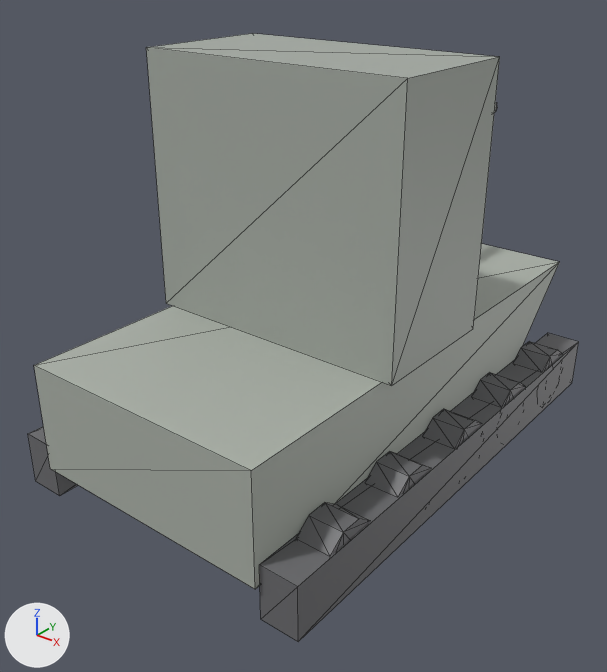
The glTF model src/MiVic.Game/Content/Models/Generated/chinese_tank.glb: old version first, new version second.
Camera for both pictures: a 50 mm camera at (4.92, -6.64, 5.16) aimed at (-0.11, -0.35, 1.26). Lighting does not change. The marker at lower left points along +X, +Y and +Z. The picture after the commit comes second. Mesh edges are drawn as thin lines. Where no turn or scale is listed for an object, it has been applied to the vertices. Vertices at exactly the same position are counted once.

Names of what the first picture shows: 'hull', 'track_l', 'track_r', 'turret', 'wheel_r01', 'wheel_r02', 'wheel_r03', 'wheel_r04', 'wheel_r05'.
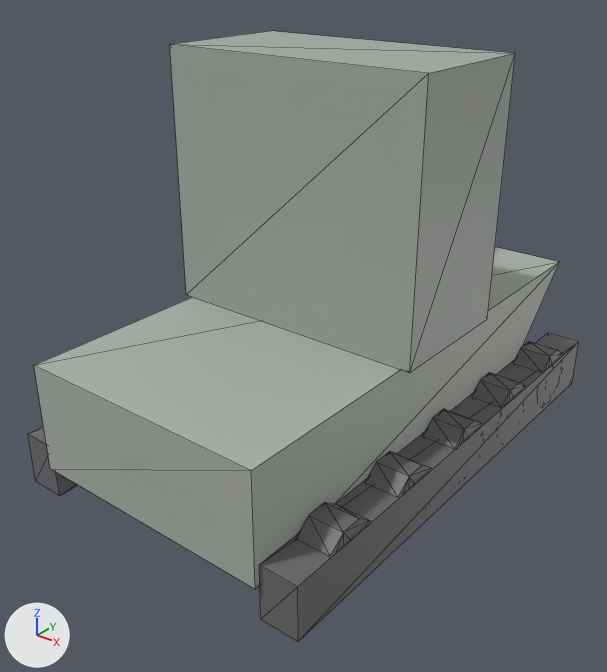
Where the newer file only moved an object's origin or applied its transform, the numbers keep the older frame.

Where the change shows, as pixel boxes (x1, y1, x2, y2) in the pictures (607 x 672 px):
'turret', moved
    before: (146, 33, 500, 385)
    after: (170, 31, 515, 373)

Patch to the scene script:
```diff
--- a/src/MiVic.Game/Content/Models/Generated/chinese_tank.glb.py
+++ b/src/MiVic.Game/Content/Models/Generated/chinese_tank.glb.py
@@ me_turret @@
 # used by ob_turret; location = (0.0, 0.0, 0.0)
-me_turret.from_pydata(...)  # 8 vertices, 12 faces; spans x -1.45..1.45, y -1.05..0.45, z 1.51..4.14
+me_turret.from_pydata(...)  # 8 vertices, 12 faces; spans x -1.45..1.45, y -0.75..0.75, z 0.0..2.63
+# me_turret part 1: the whole mesh is moved by (0.0, 0.3, -1.51)
 me_turret.materials.append(mat_defaultmaterial_004)
@@ ob_turret @@
 ob_turret = bpy.data.objects.new('turret', me_turret)
-ob_turret.location = (0.0, 0.0, 0.0)
+ob_turret.location = (0.0, 0.0, 1.51)
```
